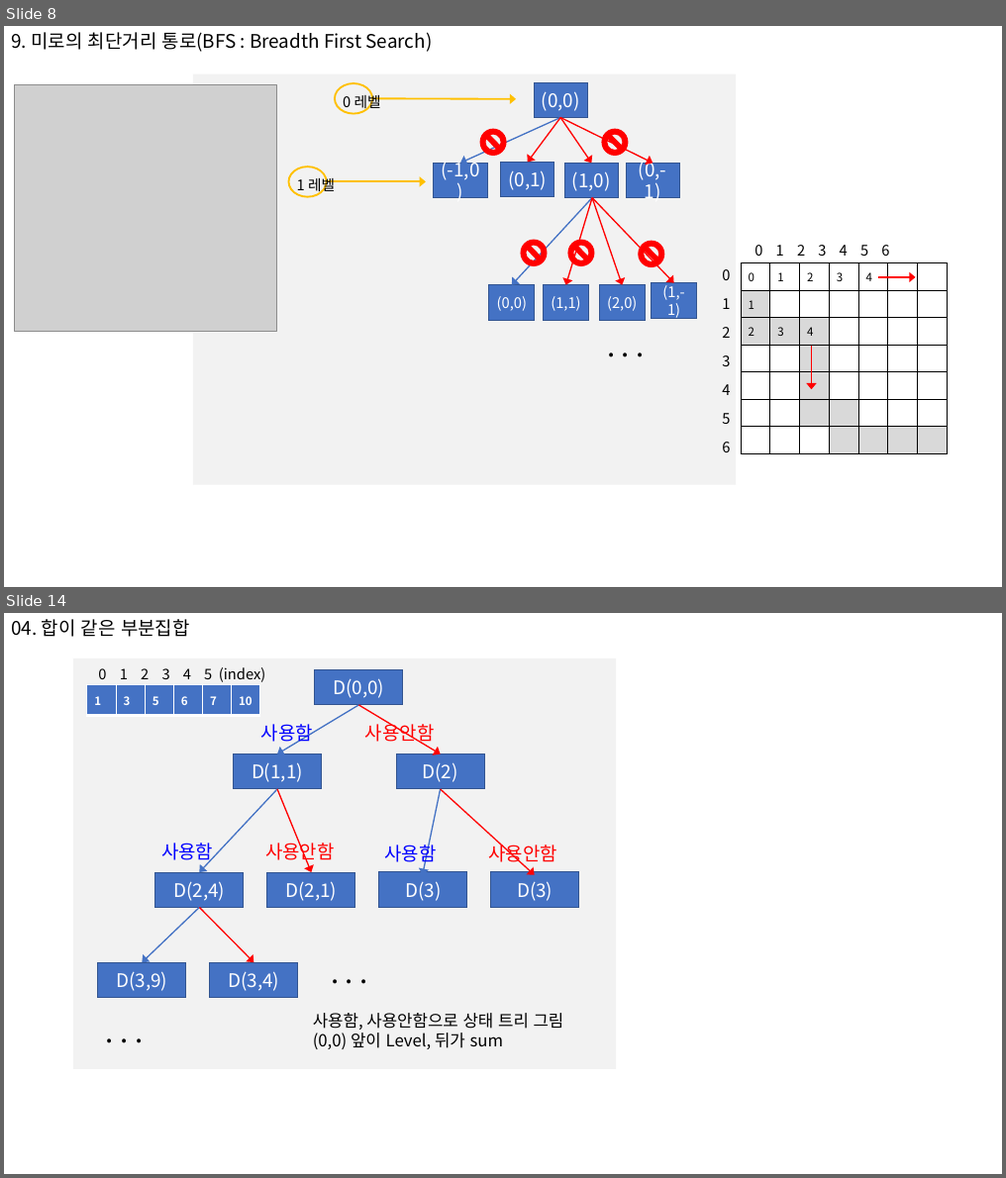
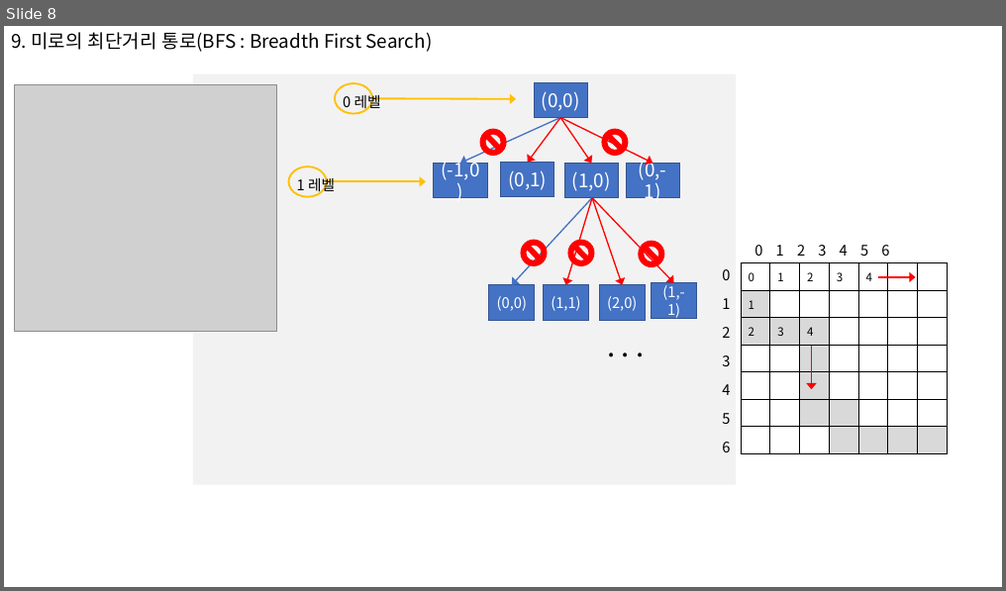
Before and after one commit to s-jinipark/pythonTest, a slide deck: inf-learn/section7/연습/인프런_코딩_section7.pptx. Shown one above the other, each under a label of ours: slides 8 and 14 before the commit, slide 8 after it; the slides between them are not shown. The pictures are 1006x1178 and 1006x591 pixels, drawn with LibreOffice and Linux fonts; fonts in the diff are those of the drawing; grey boxes stand for pictures. Boxes give left, top, right and bottom in pixels: in the first picture for what was removed or moved away, otherwise in the second. Text is boxed around its words. In the diff, an @@ line names an element or a change of style, - is before the commit and + after.

```diff
--- a/inf-learn/section7/연습/인프런_코딩_section7.pptx
+++ b/inf-learn/section7/연습/인프런_코딩_section7.pptx
@@ slide 14 removed at (x1=4, y1=613, x2=1002, y2=1174), background #FFFFFF @@
@@ text removed at (x1=11, y1=619, x2=190, y2=637) @@
-04. 합이 같은 부분집합
@@ rectangle removed at (x1=73, y1=659, x2=616, y2=1069) @@
@@ text removed at (x1=98, y1=667, x2=265, y2=682) @@
-0 1 2 3 4 5 (index)
@@ rectangle removed at (x1=315, y1=669, x2=403, y2=705) @@
-D(0,0)
@@ table removed at (x1=87, y1=685, x2=262, y2=716), 1 rows, 6 columns @@
-1 | 3 | 5 | 6 | 7 | 10
@@ text removed at (x1=261, y1=721, x2=435, y2=746) @@
-사용함 사용안함
@@ arrow removed from (358, 705) to (277, 755) @@
@@ arrow removed from (358, 705) to (441, 755) @@
@@ rectangle removed at (x1=233, y1=755, x2=322, y2=789) @@
-D(1,1)
@@ rectangle removed at (x1=396, y1=755, x2=484, y2=789) @@
-D(2)
@@ arrow removed from (277, 789) to (199, 872) @@
@@ arrow removed from (277, 789) to (312, 872) @@
@@ arrow removed from (441, 789) to (423, 875) @@
@@ arrow removed from (441, 789) to (535, 875) @@
@@ text removed at (x1=161, y1=839, x2=335, y2=863) @@
-사용함 사용안함
@@ text removed at (x1=384, y1=842, x2=557, y2=866) @@
-사용함 사용안함
@@ rectangle removed at (x1=155, y1=872, x2=244, y2=908) @@
-D(2,4)
@@ rectangle removed at (x1=267, y1=872, x2=355, y2=908) @@
-D(2,1)
@@ rectangle removed at (x1=379, y1=872, x2=467, y2=907) @@
-D(3)
@@ rectangle removed at (x1=491, y1=872, x2=580, y2=907) @@
-D(3)
@@ arrow removed from (199, 907) to (142, 962) @@
@@ arrow removed from (199, 907) to (254, 962) @@
@@ rectangle removed at (x1=98, y1=962, x2=186, y2=998) @@
-D(3,9)
@@ rectangle removed at (x1=210, y1=962, x2=298, y2=998) @@
-D(3,4)
@@ text removed at (x1=324, y1=951, x2=389, y2=993) @@
-. . .
@@ text removed at (x1=98, y1=1010, x2=164, y2=1053) @@
-. . .
@@ text removed at (x1=313, y1=1013, x2=564, y2=1050) @@
-사용함, 사용안함으로 상태 트리 그림
-(0,0) 앞이 Level, 뒤가 sum
```
Also in this commit, not shown: 1 slide added, 7 other slides removed, 46 other files.
